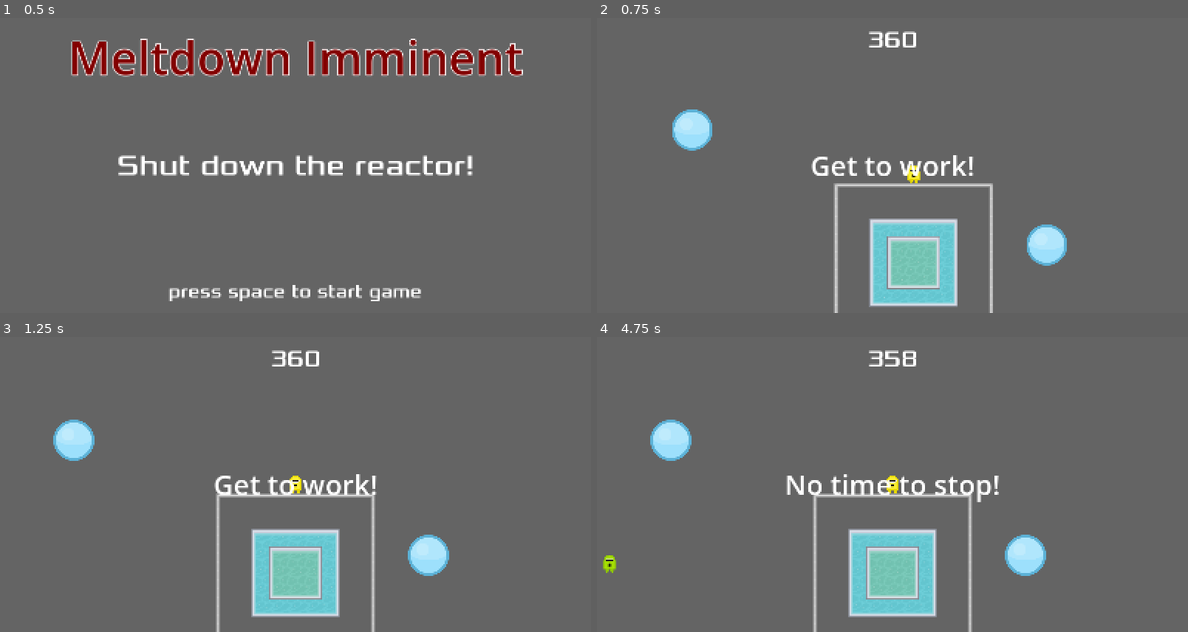
Above: before the commit, frames 1-4 (two rows, left to right).
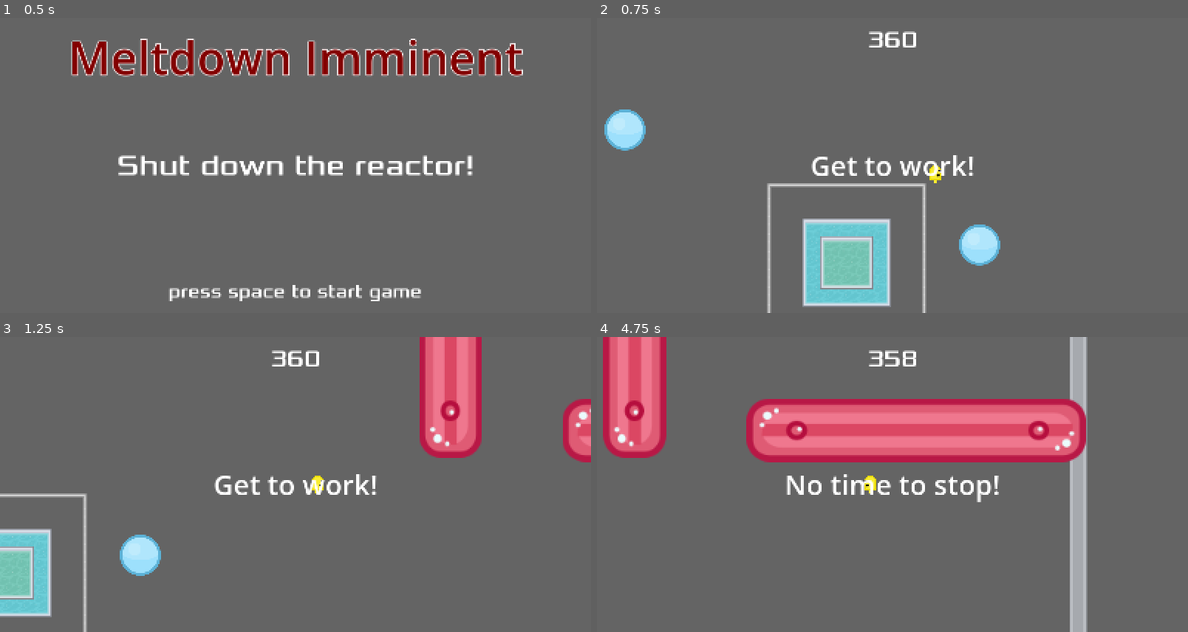
Above: after the commit, the same moments.

Repository: zabuuq/imminent-meltdown
Game: Godot game, scene res://scenes/start_screen.tscn
Two runs of this game, one before a commit and one after it. Both use one fixed random seed, a clock stepped at 60 frames per second and the inputs below.
Inputs:
- Up to frame 1 (0.5 s): no input
- Up to frame 2 (0.75 s): tap Space (start_game) at 0.5, 0.6 s; hold Right (move_right) from 0.53 s (still down)
- Up to frame 3 (1.25 s): keep holding Right (move_right); tap Enter (ui_accept) at 0.77 s
- Up to frame 4 (4.75 s): tap Space (start_game) every 0.75 s from 1.35 to 4.35 s; tap Enter (ui_accept) at 1.52, 3.02, 3.77, 4.52 s; release Right (move_right) at 2.03 s; hold Left (move_left) 2.03-2.78 s; hold Right (move_right) 2.78-4.28 s; hold Left (move_left) from 4.28 s (still down)

Frame 1 is identical in both runs. In frame 2, 11% of the frame differs, in the area x 1-80%, y 31-100%; in frame 3, 16%; in frame 4, 26%, in the area x 1-83%, y 0-100%.

Commit message:
Body2d player motion, ball pick, death
Re-introduced the grid player motion, ball pickup animation, and death function in the new CharacterBody2D Node. Allows contact with balls, tile features, and walls. Removed red walls from outer wall.

Diff:
--- a/scenes/LongRedWall.tscn
+++ b/scenes/LongRedWall.tscn
@@ -1,6 +1,6 @@
 [gd_scene format=3 uid="uid://bhww0307ehc4v"]
 
-[ext_resource type="Script" uid="uid://bdh71xbwd5743" path="res://long_red_wall.gd" id="1_8tbxh"]
+[ext_resource type="Script" uid="uid://bdh71xbwd5743" path="res://scenes/long_red_wall.gd" id="1_8tbxh"]
 [ext_resource type="Texture2D" uid="uid://ddemd58ficxx5" path="res://art/LongRedWall.png" id="1_bx21m"]
 
 [sub_resource type="PhysicsMaterial" id="PhysicsMaterial_8tbxh"]
--- a/scenes/main.tscn
+++ b/scenes/main.tscn
@@ -1648,15 +1648,11 @@
 rotation = 1.5707964
 
 [node name="LongRedWall" parent="." unique_id=2113791741 instance=ExtResource("8_5vw27")]
-visible = false
-position = Vector2(785, -11)
-scale = Vector2(5.5, 0.5)
+position = Vector2(1462, 279)
 
 [node name="LongRedWall2" parent="." unique_id=1985511283 instance=ExtResource("8_5vw27")]
-visible = false
-position = Vector2(-8, 411)
+position = Vector2(231, 394)
 rotation = 1.5707964
-scale = Vector2(3, 0.5)
 
 [node name="Ball" parent="." unique_id=39567682 instance=ExtResource("9_kek77")]
 position = Vector2(608, 288)
@@ -1673,18 +1669,15 @@
 [node name="OuterWalls" parent="." unique_id=113394613 instance=ExtResource("11_ya4ey")]
 
 [node name="LongRedWall3" parent="." unique_id=2128108953 instance=ExtResource("8_5vw27")]
-visible = false
-position = Vector2(1602, 409)
+position = Vector2(1208, 151)
 rotation = 1.5707964
-scale = Vector2(3, 0.5)
 
 [node name="LongRedWall4" parent="." unique_id=2101103980 instance=ExtResource("8_5vw27")]
-visible = false
-position = Vector2(803.00006, 811)
-scale = Vector2(5.5, 0.5)
-
-[node name="Player" parent="." unique_id=1618940360 instance=ExtResource("1_ig7tw")]
+position = Vector2(829, 665)
+
+[node name="Player" parent="." unique_id=1618940360 groups=["player"] instance=ExtResource("1_ig7tw")]
 
 [connection signal="timeout" from="ScoreTimer" to="." method="_on_score_timer_timeout"]
 [connection signal="timeout" from="StartTimer" to="." method="_on_start_timer_timeout"]
 [connection signal="timeout" from="RWMobTimer" to="." method="_on_rw_mob_timer_timeout"]
+[connection signal="hit" from="Player" to="." method="game_over"]
--- a/scenes/outer_walls.tscn
+++ b/scenes/outer_walls.tscn
@@ -5,7 +5,7 @@
 
 
 # Called when the node enters the scene tree for the first time.
-func _ready() -> void:
+func _ready():
 	add_to_group(\"wall\")
 
 
--- a/scenes/player.gd
+++ b/scenes/player.gd
@@ -2,10 +2,75 @@
 
 # Called when the node enters the scene tree for the first time.
 func _ready():
-	pass
-
-func _process(delta: float) -> void:
-	pass
+	#pass
+	add_to_group("player")
+	$BlueCircle.hide()
+#
+#func _process(delta: float) -> void:
+#	pass
 
 func start():
 	position = $StartPosition.position
+
+signal hit
+
+@export var speed = 400
+
+var input_direction = Vector2.ZERO # The player's movement vector. Use this when you want the player always move
+
+func _physics_process(delta):
+	#var input_direction = Vector2.ZERO # The player's movement vector. Use this when you want the player to stop when not pressing a button
+
+	if Input.is_action_pressed("move_right"):
+		input_direction.x += 1
+		input_direction.y = 0
+	if Input.is_action_pressed("move_left"):
+		input_direction.x -= 1
+		input_direction.y = 0
+	if Input.is_action_pressed("move_down"):
+		input_direction.y += 1
+		input_direction.x = 0
+	if Input.is_action_pressed("move_up"):
+		input_direction.y -= 1
+		input_direction.x = 0
+
+	if input_direction.length() > 0:
+		input_direction = input_direction.normalized()
+		velocity = input_direction * speed
+		$AnimatedSprite2D.play()
+	else:
+		velocity = Vector2.ZERO
+		$AnimatedSprite2D.stop()
+
+	move_and_slide()
+
+	# Check collisions
+	for i in get_slide_collision_count():
+		var collision = get_slide_collision(i)
+		var body = collision.get_collider()
+
+		if body.is_in_group("hazard"):
+			die()
+		elif body.is_in_group("wall"):
+			#velocity = -velocity
+			var normal = collision.get_normal()
+			velocity = velocity.bounce(normal)
+			input_direction = velocity.normalized()
+			move_and_slide()
+		elif body.is_in_group("ball"):
+			$BlueCircle.show()
+
+	# Animation
+	$AnimatedSprite2D.flip_v = false
+
+	if velocity.x != 0:
+		$AnimatedSprite2D.animation = "vertical"
+		$AnimatedSprite2D.flip_h = velocity.x < 0
+	elif velocity.y != 0:
+		$AnimatedSprite2D.animation = "down" if velocity.y > 0 else "up"
+
+
+func die():
+	hide()
+	hit.emit()
+	$CollisionShape2D.set_deferred("disabled", true)
--- a/scenes/player.tscn
+++ b/scenes/player.tscn
@@ -10,6 +10,7 @@
 [ext_resource type="Texture2D" uid="uid://df86oa4a7g5hh" path="res://art/character-backward-2.png" id="6_ivps1"]
 [ext_resource type="Texture2D" uid="uid://bmnvhjckg02xg" path="res://art/character-horizontal-3.png" id="6_nvl01"]
 [ext_resource type="Texture2D" uid="uid://mxja51qss1cy" path="res://art/character-backward-3.png" id="7_urp6f"]
+[ext_resource type="Texture2D" uid="uid://cfoxv04linxbr" path="res://art/BlueCircle.png" id="11_d2wvv"]
 
 [sub_resource type="SpriteFrames" id="SpriteFrames_ur7pv"]
 animations = [{
@@ -75,7 +76,7 @@
 [node name="AnimatedSprite2D" type="AnimatedSprite2D" parent="." unique_id=1632457080]
 scale = Vector2(0.25, 0.25)
 sprite_frames = SubResource("SpriteFrames_ur7pv")
-animation = &"down"
+animation = &"vertical"
 
 [node name="CollisionShape2D" type="CollisionShape2D" parent="." unique_id=2100048383]
 shape = SubResource("CapsuleShape2D_y4r1p")
@@ -87,3 +88,8 @@
 
 [node name="StartPosition" type="Marker2D" parent="." unique_id=1006960751]
 position = Vector2(808, 328)
+
+[node name="BlueCircle" type="Sprite2D" parent="." unique_id=1992288374 groups=["player"]]
+position = Vector2(-5, 0)
+scale = Vector2(0.05, 0.05)
+texture = ExtResource("11_d2wvv")
--- a/scenes/playerB2d.tscn
+++ b/scenes/playerB2d.tscn
@@ -1,6 +1,6 @@
 [gd_scene format=3 uid="uid://bqjvlestp6o6m"]
 
-[ext_resource type="Script" uid="uid://vwt35qsd35pg" path="res://player_b_2d.gd" id="1_8pdfl"]
+[ext_resource type="Script" uid="uid://vwt35qsd35pg" path="res://scenes/player_b_2d.gd" id="1_8pdfl"]
 [ext_resource type="Texture2D" uid="uid://druo3j8ih3v1t" path="res://art/character-forward-1.png" id="2_211ei"]
 [ext_resource type="Texture2D" uid="uid://drqf1v6h4hnof" path="res://art/character-forward-2.png" id="3_3q27w"]
 [ext_resource type="Texture2D" uid="uid://bonhrcx1pqtoi" path="res://art/character-forward-3.png" id="4_68c41"]
